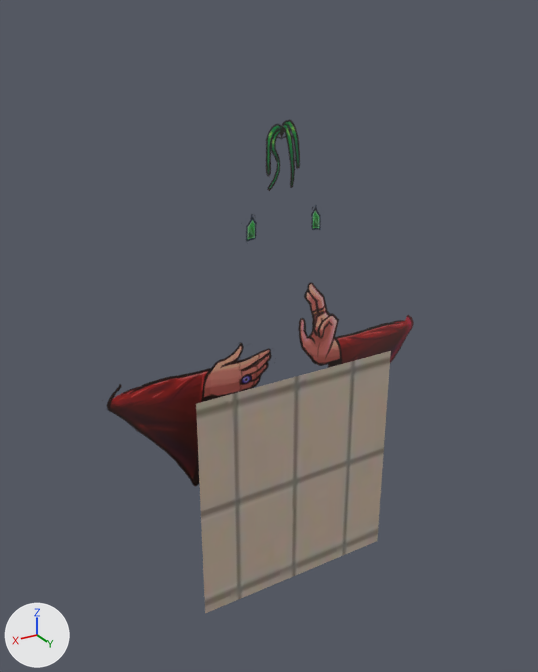
One commit to the glTF model public/models/judith.gltf: the scene before it, then after it.
Camera for both pictures: a 50 mm camera at (0.588, 0.91, 0.6) aimed at (-0.015, -0.094, 0.097). Every picture has the same lights, and +X, +Y and +Z are marked at lower left. Where no turn or scale is listed for an object, it has been applied to the vertices.

Names of what the first picture shows: 'Judith-2025_0000_Brazos-min', 'Judith-2025_0001_Flequillo-min', 'Judith-2025_0006_Camisa-min'.
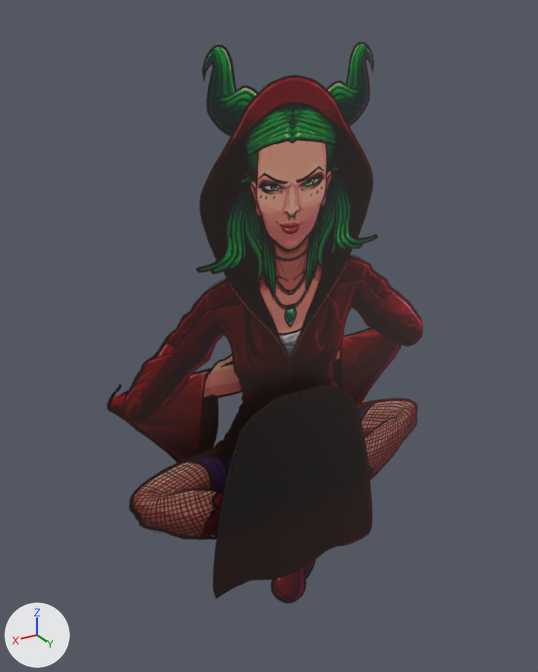
Boxes [x1, y1, x2, y2] around the edits, measured in the pictures (538 x 672 px):
'Judith-2025_0005_-Torso-min', surface changed: [123, 42, 423, 603] in both
'Judith-2025_0006_Camisa-min', surface changed (brown to black): [196, 351, 391, 613] in both

The edits, one by one:
Material 'Judith-2025_0005_-Torso-min' (mat_judith_2025_0005__torso_min) changes its picture from img_image_5 to img_image_4.
Material 'Judith-2025_0006_Camisa-min' (mat_judith_2025_0006_camisa_min) changes its picture from img_image_6 to img_image_5.
